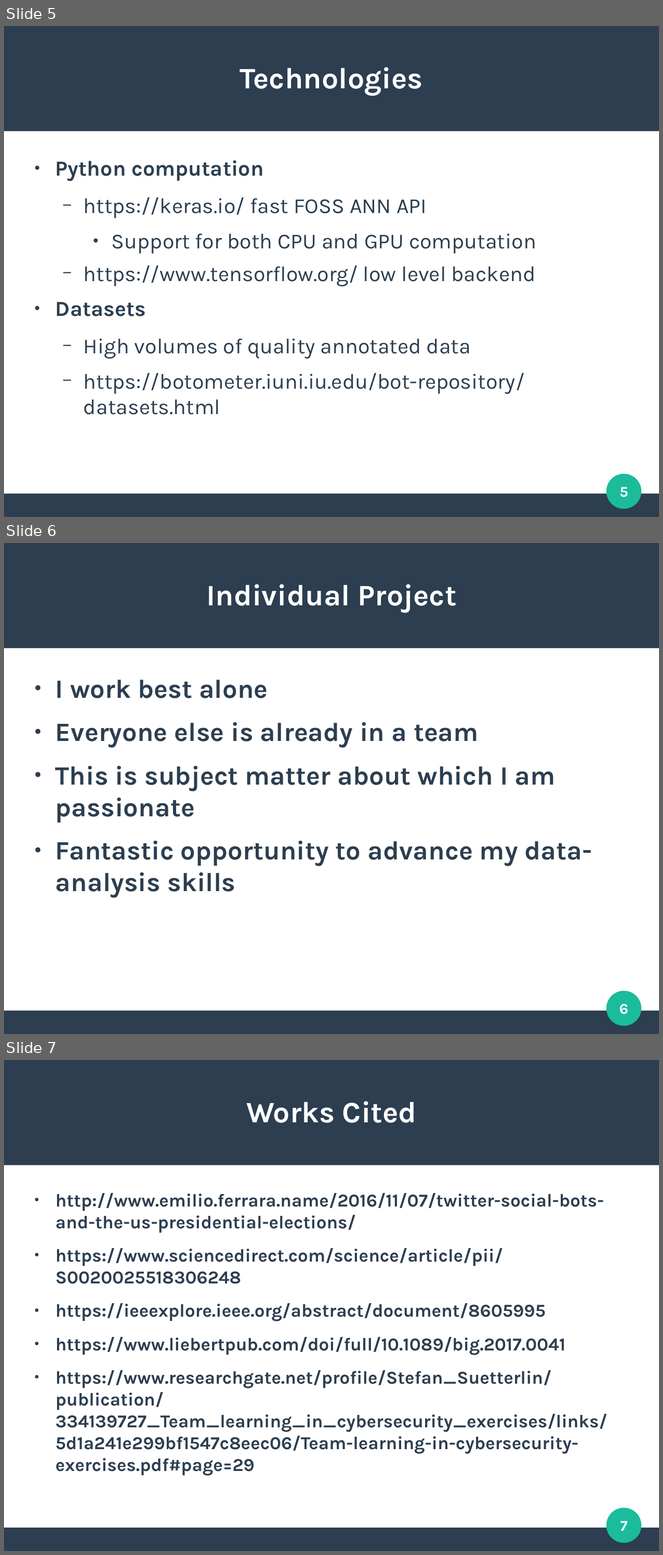
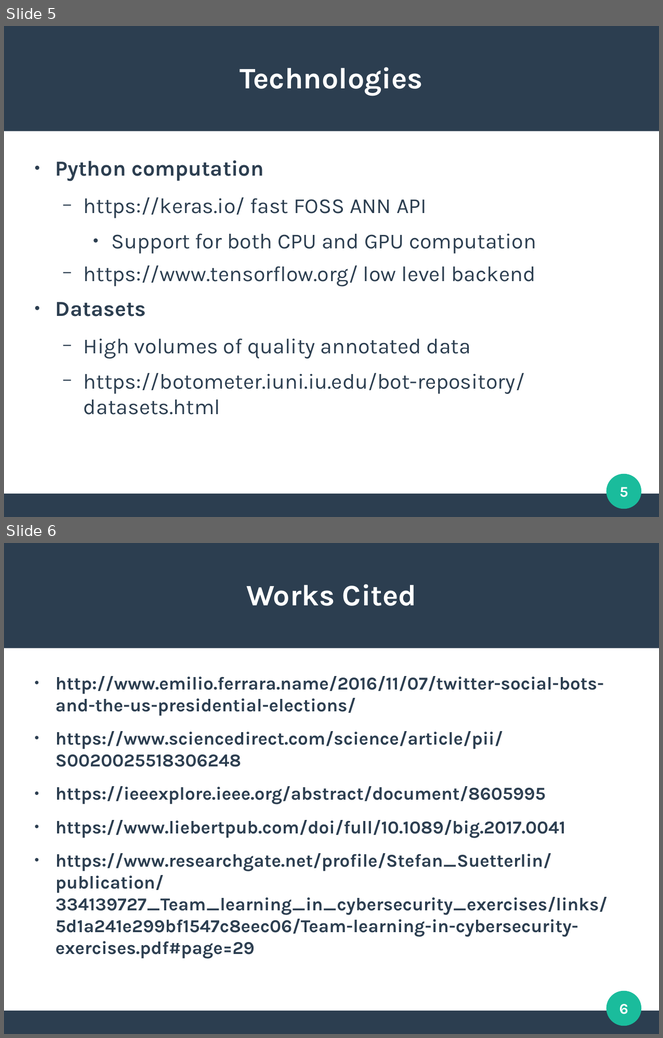
Before and after one commit to jmacfarland/misinformation-bot, a slide deck: docs/project-proposal.odp. Shown one above the other, each under a label of ours: slides 5, 6 and 7 before the commit, slides 5 and 6 after it. The pictures are 663x1555 and 663x1038 pixels, drawn with LibreOffice and Linux fonts; fonts in the diff are those of the drawing. Boxes give left, top, right and bottom in pixels: in the first picture for what was removed or moved away, otherwise in the second. Text is boxed around its words. In the diff, an @@ line names an element or a change of style, - is before the commit and + after.

Commit message:
update docs to reflect partnered effort rather than individual

```diff
--- a/docs/project-proposal.odp
+++ b/docs/project-proposal.odp
@@ slide 6 removed at (4,543,659,1034), background #FFFFFF; not listed: 3 template elements that a slide beside it also shows @@
@@ title removed at (206,584,456,613) @@
-Individual Project
@@ text removed at (55,680,593,898) @@
-● I work best alone
-● Everyone else is already in a team
-● This is subject matter about which I am passionate
-● Fantastic opportunity to advance my data-analysis skills
@@ page number removed at (620,1004,629,1015) @@
-6
@@ what was slide 7 is now slide 6 @@
@@ page number at (620,1004,629,1015): text changed @@
-7
+6
```
Also in this commit, not shown: 1 slide changed, 3 other files.
